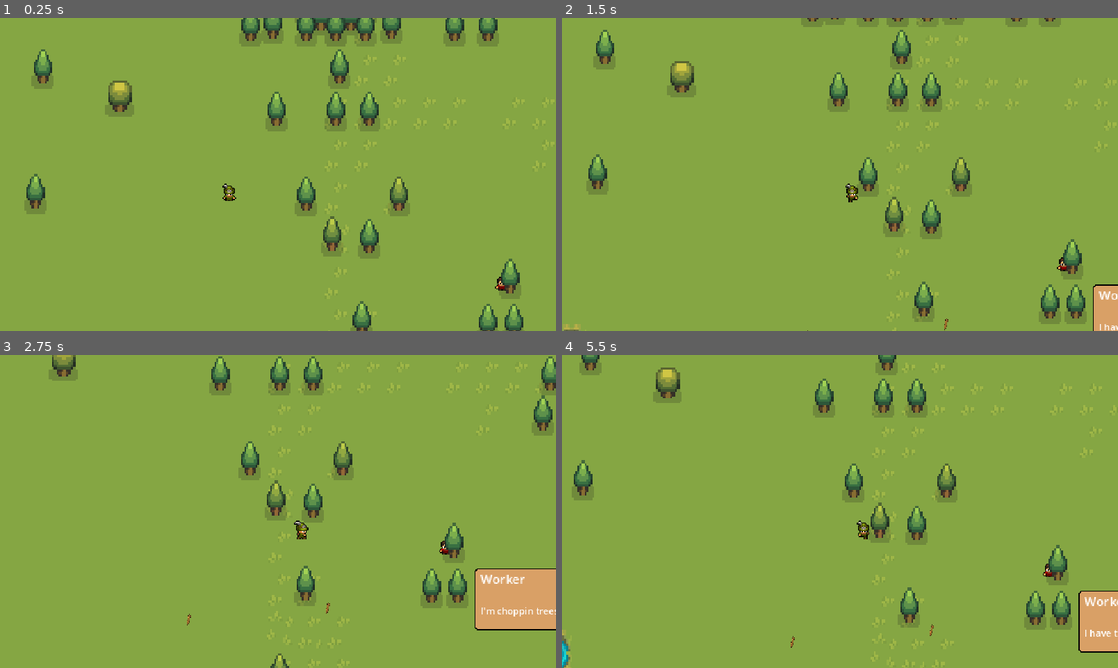
Above: before the commit, frames 1-4 (two rows, left to right).
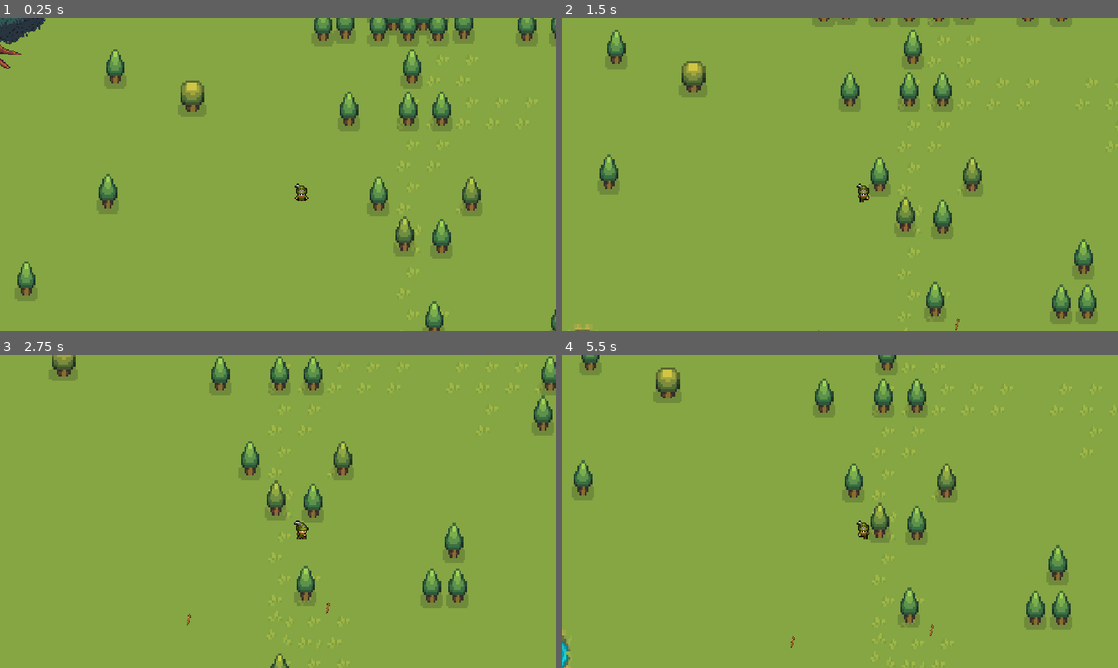
Above: after the commit, the same moments.

Repository: maryBauman/Survive
Game: Godot game, scene res://scenes/places/world.tscn
The game is run twice, just before and just after one commit, with the same random seed, the same clock (stepped at 60 frames per second) and the same inputs.
Inputs:
- Up to frame 1 (0.25 s): no input
- Up to frame 2 (1.5 s): tap Enter (ui_accept) at 0.5, 0.77 s; hold D (right) 0.53-1.28 s; tap C (chat) at 0.6 s; tap E (e) at 0.8, 1.35 s; hold S (down) from 1.28 s (still down)
- Up to frame 3 (2.75 s): tap Enter (ui_accept) at 1.52 s; tap I (i) at 1.55, 2.1 s; release S (down) at 2.03 s; hold D (right) from 2.03 s (still down); tap C (chat) at 2.3 s
- Up to frame 4 (5.5 s): release D (right) at 2.78 s; hold W (up) 2.78-3.53 s; tap C (chat) at 2.85, 4.55, 5.1 s; tap Enter (ui_accept) at 3.02, 3.77, 4.25, 4.52, 5 s; tap E (e) at 3.05, 3.6, 5.3 s; hold A (left) 3.53-5.03 s; tap I (i) at 3.8, 4.35 s; hold S (down) from 5.03 s (still down)

The runs differ from the first frame. In frame 1, 14% of the frame differs, in the area x 0-100%, y 0-100%; in frame 2, 10%; in frame 3, 2.9%; in frame 4, 1.4%.

Commit message:
tweaks and changes

Diff:
--- a/scenes/npc.gd
+++ b/scenes/npc.gd
@@ -62,7 +62,7 @@
 
 func move(delta):
 	if !is_chatting:
-		position += dir * speed * delta
+		position += dir * speed
 
 
 
--- a/scenes/npc.tscn
+++ b/scenes/people/npc.tscn
@@ -159,7 +159,7 @@
 }]
 
 [sub_resource type="CircleShape2D" id="CircleShape2D_72m67"]
-radius = 4.0
+radius = 6.08276
 
 [sub_resource type="CircleShape2D" id="CircleShape2D_5swav"]
 radius = 25.0
@@ -172,7 +172,7 @@
 animation = &"e-walk"
 
 [node name="CollisionShape2D" type="CollisionShape2D" parent="."]
-position = Vector2(0, 3)
+position = Vector2(0, -1)
 shape = SubResource("CircleShape2D_72m67")
 
 [node name="chat_detection_area" type="Area2D" parent="."]
--- a/scenes/places/world.tscn
+++ b/scenes/places/world.tscn
@@ -9,7 +9,7 @@
 [ext_resource type="PackedScene" uid="uid://sf7etca584bf" path="res://scenes/plants/big_tree.tscn" id="6_c1g3k"]
 [ext_resource type="AudioStream" uid="uid://c5yc7fuvp324d" path="res://music/sax.wav" id="7_nv6n8"]
 [ext_resource type="PackedScene" uid="uid://xqowrgikkpcj" path="res://scenes/stick_collectable.tscn" id="8_p5kkq"]
-[ext_resource type="PackedScene" uid="uid://dqlvdufprgkx3" path="res://scenes/npc.tscn" id="9_3pcsi"]
+[ext_resource type="PackedScene" uid="uid://dqlvdufprgkx3" path="res://scenes/people/npc.tscn" id="9_3pcsi"]
 
 [sub_resource type="TileSetAtlasSource" id="TileSetAtlasSource_0thck"]
 texture = ExtResource("2_2f5su")
@@ -919,10 +919,6 @@
 
 [node name="Camera2D" type="Camera2D" parent="player"]
 zoom = Vector2(2, 2)
-limit_left = -172
-limit_top = -1000
-limit_right = 519
-limit_bottom = 800
 
 [node name="TileMap" type="TileMap" parent="."]
 y_sort_enabled = true
@@ -939,7 +935,7 @@
 layer_1/y_sort_enabled = false
 layer_1/y_sort_origin = 0
 layer_1/z_index = -1
-layer_1/tile_data = PackedInt32Array(-131065, 327681, 1, -65 …(5215 unchanged characters)… -1114103, 131073, 1, -1179639, 131073, 1)
+layer_1/tile_data = PackedInt32Array(-131065, 327681, 1, -65 …(5215 unchanged characters)… -1114103, 131073, 1, -1179639, 131073, 1, -1179647, 1, 1, -1245183, 1, 1, -1310719, 1, 1, -1376255, 1, 1, -1441791, 1, 1, -1507327, 1, 1, -1572863, 1, 1, -1638399, 196609, 1, -1638400, 65537, 2, -1572865, 65537, 2, -1572866, 65537, 2, -1572867, 65537, 2, -1572868, 65537, 2, -1572869, 65537, 2, -1572870, 65537, 2, -1572871, 65537, 2, -1572872, 65537, 2, -1572873, 65537, 2, -1572874, 65537, 2, -1572875, 65537, 2, -1572876, 65537, 2, -1572877, 65537, 2, -1572878, 65537, 2, -1572879, 65537, 2, -1572880, 65537, 2, -1572881, 65537, 2, -1572882, 65537, 2, -1572883, 65537, 2, -1572884, 65537, 2, -1572885, 65537, 2, -1572886, 1, 2, -1638422, 1, 1, -1703958, 1, 1, -1769494, 1, 1, -1835030, 1, 1, -1900566, 1, 1, -1966102, 1, 1)
 layer_2/name = "trees"
 layer_2/enabled = true
 layer_2/modulate = Color(1, 1, 1, 1)
@@ -998,7 +994,7 @@
 
 [node name="CollisionPolygon2D" type="CollisionPolygon2D" parent="StaticBody2D"]
 position = Vector2(4, -3)
-polygon = PackedVector2Array(-158, -352, -407, -352, -237, 719, 496, 729, 480, -361, -157, -357, -160, -426, 538, -424, 580, 790, -316, 787, -447, -435)
+polygon = PackedVector2Array(-158, -352, -259, -354, -237, 719, 496, 729, 480, -361, -157, -357, -160, -426, 538, -424, 580, 790, -316, 787, -343, -422)
 
 [node name="npc" parent="." instance=ExtResource("9_3pcsi")]
-position = Vector2(305, 112)
+position = Vector2(802, 100)
--- a/script/apple_tree.gd
+++ b/script/apple_tree.gd
@@ -11,6 +11,7 @@
 	if state == "no apples":
 		$growth_timer.wait_time = randi_range(10, 30)
 		$growth_timer.start()
+
 
 func _process(delta):
 	if state == "no apples":
--- a/script/player.gd
+++ b/script/player.gd
@@ -13,8 +13,6 @@
 		player_state = "idle"
 	elif direction.x != 0 or direction.y !=0:
 		player_state = "walking"
-
-
 
 	velocity = direction * speed
 	move_and_slide()
